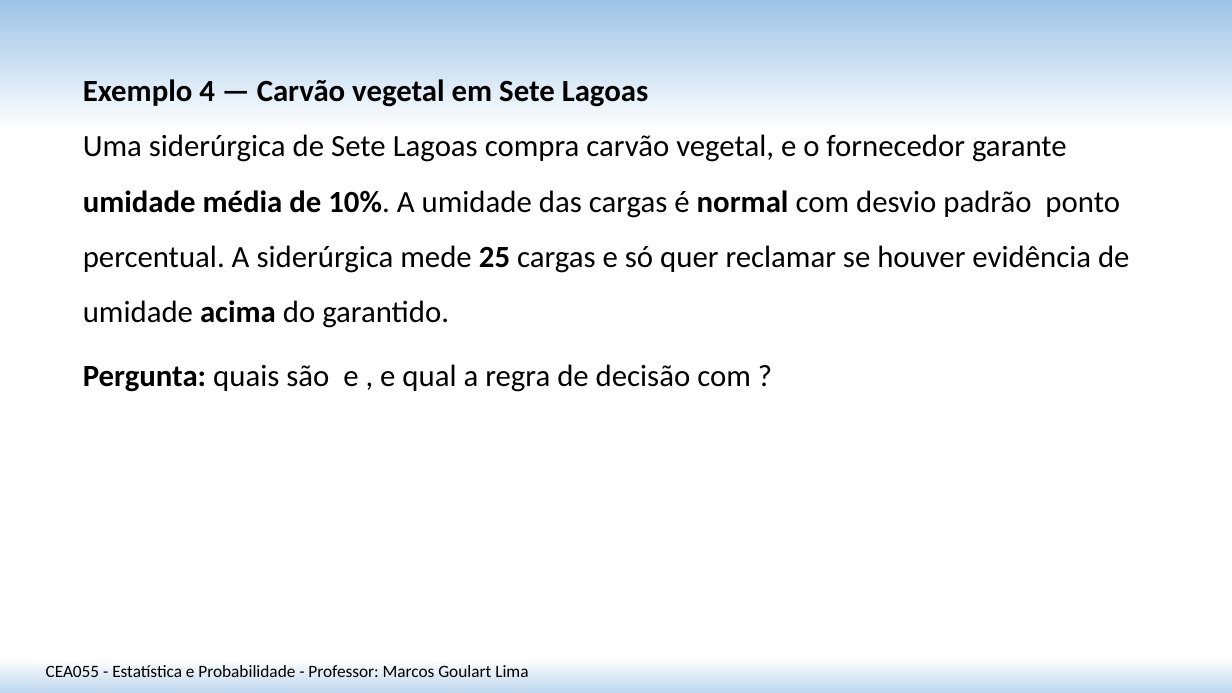
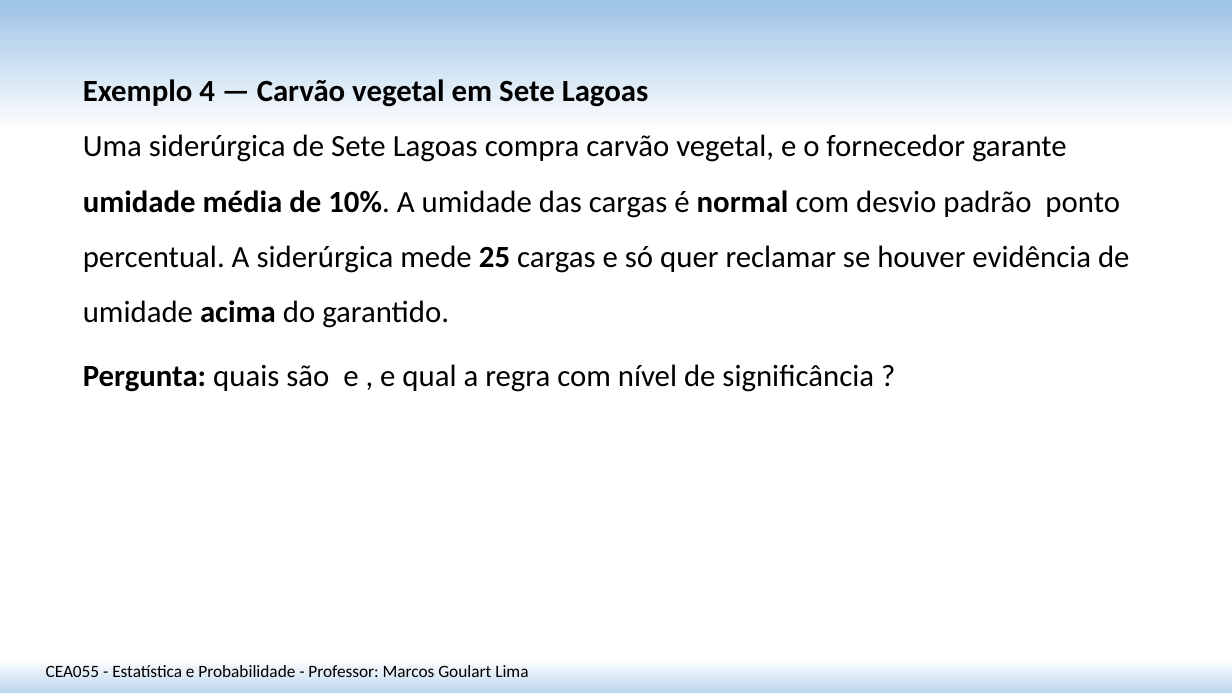
Before and after one commit to matmarcos/minhas-aulas, a slide deck: slide 21 of content/2026-2/cea055-estatistica-probabilidade/20-introducao-teste-hipotese/Aula_20_Introducao_Teste_Hipotese_SITE.pptx. Drawn at 1232x693 pixels with LibreOffice and Linux fonts; fonts in the diff are those of the drawing. Boxes give left, top, right and bottom in pixels: in the first picture for what was removed or moved away, otherwise in the second. Text is boxed around its words. In the diff, an @@ line names an element or a change of style, - is before the commit and + after.

```diff
--- a/content/2026-2/cea055-estatistica-probabilidade/20-introducao-teste-hipotese/Aula_20_Introducao_Teste_Hipotese_SITE.pptx
+++ b/content/2026-2/cea055-estatistica-probabilidade/20-introducao-teste-hipotese/Aula_20_Introducao_Teste_Hipotese_SITE.pptx
@@ text at bbox=[83, 364, 874, 392]: text changed @@
-Pergunta: quais são e , e qual a regra de decisão com ?
+Pergunta: quais são e , e qual a regra com nível de significância ?
```
Also in this commit, not shown: 3 other files.
